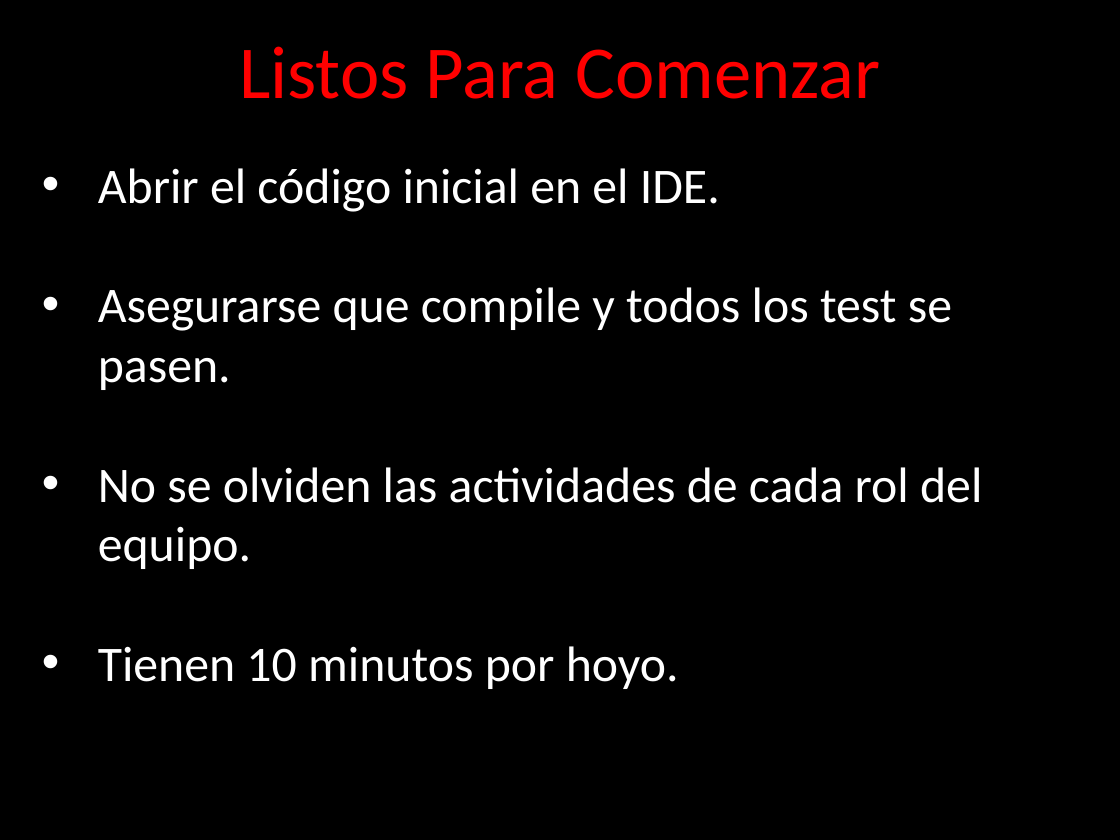
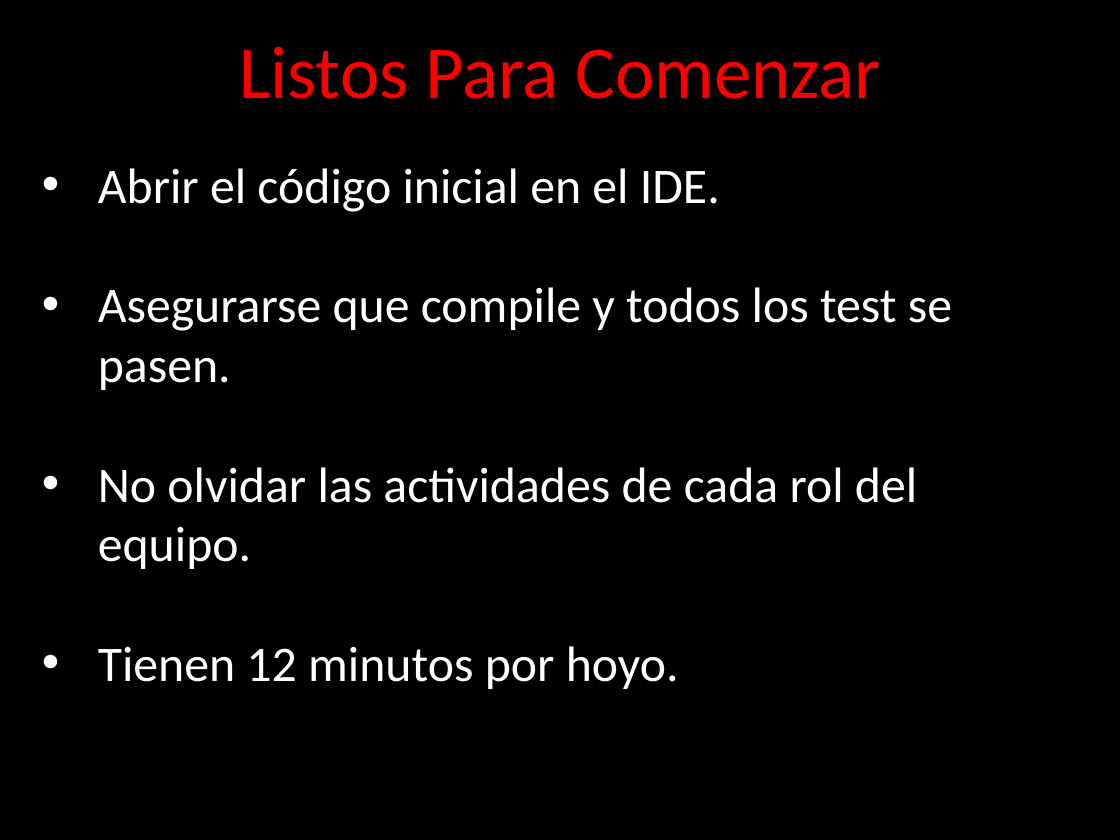
Before and after one commit to angelnunezsalazar/Refactoring-Golf, a slide deck: slide 18 of ppt/Diapositivas.pptx. Drawn at 1120x840 pixels with LibreOffice and Linux fonts; fonts in the diff are those of the drawing; background and template pictures are left out. Boxes give left, top, right and bottom in pixels: in the first picture for what was removed or moved away, otherwise in the second. Text is boxed around its words. In the diff, an @@ line names an element or a change of style, - is before the commit and + after.

```diff
--- a/ppt/Diapositivas.pptx
+++ b/ppt/Diapositivas.pptx
@@ text at bbox=[98, 467, 917, 689]: text changed @@
-• No se olviden las actividades de cada rol del equipo.
-• Tienen 10 minutos por hoyo.
+• No olvidar las actividades de cada rol del equipo.
+• Tienen 12 minutos por hoyo.
```
Also in this commit, not shown: 4 other slides changed, 13 other files.
